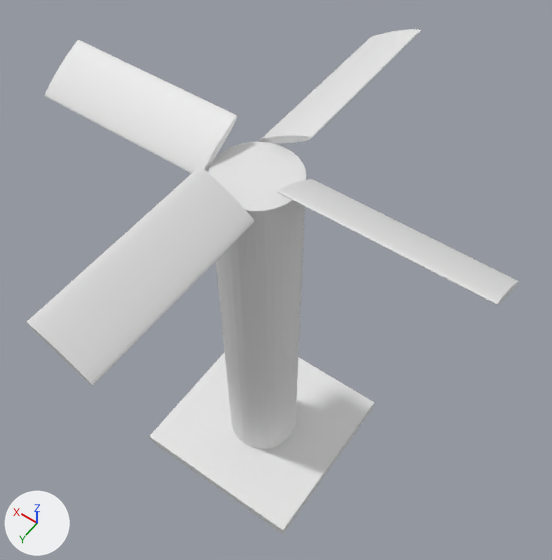
Renders of the Blender file Assets/BlenderModels/AnimatedFan.blend from each side of a commit.
Both versions are drawn from a 50 mm camera at (-2.74, 3.57, 8.62) aimed at (0.04, -0.32, 2.51). Arrows for +X, +Y and +Z are at lower left; the lights stay in place.

Objects in the first picture: 'Base', 'Blade1', 'Blade2', 'Blade3', 'Blade4', 'BladeBeam'.
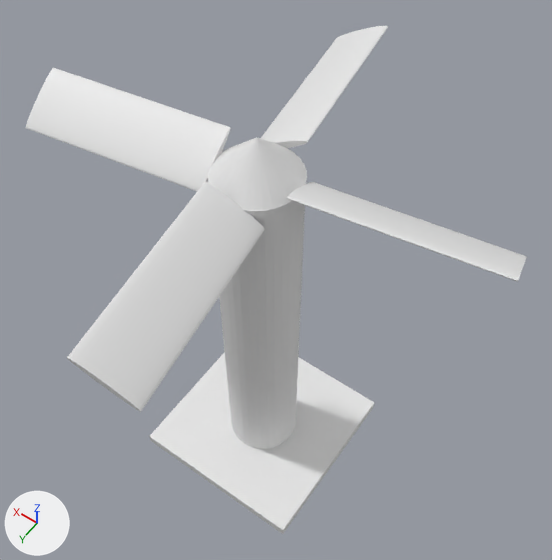
Patch to the scene script:
```diff
--- a/Assets/BlenderModels/AnimatedFan.blend.py
+++ b/Assets/BlenderModels/AnimatedFan.blend.py
@@ me_cylinder_001 @@
 me_cylinder_001.from_pydata(...)  # 64 vertices, 34 faces; spans x -1.0..1.0, y -1.0..1.0, z -5.0..1.0
 # used by ob_blade1; location = (0.69, 0.0, 4.35); rotation_euler = (1.571, 2.094, 1.571), in degrees (90, 120, 90); scale = (-0.035, -0.3, -0.3)
+# me_cylinder_001 part 1: the whole mesh is moved by (0.0, 0.0, 4.0)
@@ me_cone @@
+me_cone.from_pydata(...)  # a 32-sided cone pointing to +z spanning x -1.0..1.0, y -1.0..1.0, z -1.0..1.0
@@ ob_blade1 @@
 ob_blade1 = bpy.data.objects.new('Blade1', me_cylinder_001)
-ob_blade1.location = (0.69, 0.0, 4.35)
-ob_blade1.rotation_euler = (1.571, 2.094, 1.571)  # degrees (90, 120, 90)
-ob_blade1.scale = (-0.035, -0.3, -0.3)
+ob_blade1.location = (0.67, 0.1, 4.25)
+ob_blade1.rotation_euler = (-1.571, 1.047, -1.414)  # degrees (-90, 60, -81)
+ob_blade1.scale = (0.035, 0.3, 0.3)
@@ ob_blade2 @@
 ob_blade2 = bpy.data.objects.new('Blade2', me_cylinder_002)
-ob_blade2.location = (-0.69, 0.0, 4.35)
-ob_blade2.rotation_euler = (-1.57, -2.094, 1.57)  # degrees (-90, -120, 90)
+ob_blade2.location = (-0.68, -0.11, 4.25)
+ob_blade2.rotation_euler = (1.571, -1.047, -1.414)  # degrees (90, -60, -81)
 ob_blade2.scale = (0.035, 0.3, 0.3)
@@ ob_blade3 @@
 ob_blade3 = bpy.data.objects.new('Blade3', me_cylinder_003)
-ob_blade3.location = (0.0, -0.69, 4.35)
-ob_blade3.rotation_euler = (1.571, 0.524, 0.0)  # degrees (90, 30, 0)
+ob_blade3.location = (0.1, -0.68, 4.25)
+ob_blade3.rotation_euler = (1.571, 0.524, 0.157)  # degrees (90, 30, 9)
 ob_blade3.scale = (0.3, 0.035, 0.3)
@@ ob_blade4 @@
 ob_blade4 = bpy.data.objects.new('Blade4', me_cylinder_004)
-ob_blade4.location = (0.0, 0.69, 4.35)
-ob_blade4.rotation_euler = (1.57, -0.524, 0.0)  # degrees (90, -30, 0)
+ob_blade4.location = (-0.11, 0.67, 4.25)
+ob_blade4.rotation_euler = (1.57, -0.524, 0.157)  # degrees (90, -30, 9)
 ob_blade4.scale = (0.3, 0.035, 0.3)
@@ ob_cone @@
+ob_cone = bpy.data.objects.new('Cone', me_cone)
+ob_cone.location = (0.0, -0.01, 4.45)
+ob_cone.rotation_euler = (0.0, 0.0, 0.157)  # degrees (0, 0, 9)
+ob_cone.scale = (0.4, 0.4, 0.2)
```

Pixel boxes [x1, y1, x2, y2] of what changed, in the pictures (552 x 560 px):
'Blade4', moved, turned
    before: [26, 167, 255, 386]
    after: [67, 182, 265, 412]
'Blade1', moved, turned, rescaled
    before: [45, 40, 237, 174]
    after: [26, 68, 231, 191]
'Blade2', moved, turned
    before: [277, 179, 519, 305]
    after: [287, 182, 527, 282]
'Blade3', moved, turned
    before: [259, 29, 421, 143]
    after: [260, 26, 388, 148]
'Cone', added
    after: [209, 137, 307, 211]
